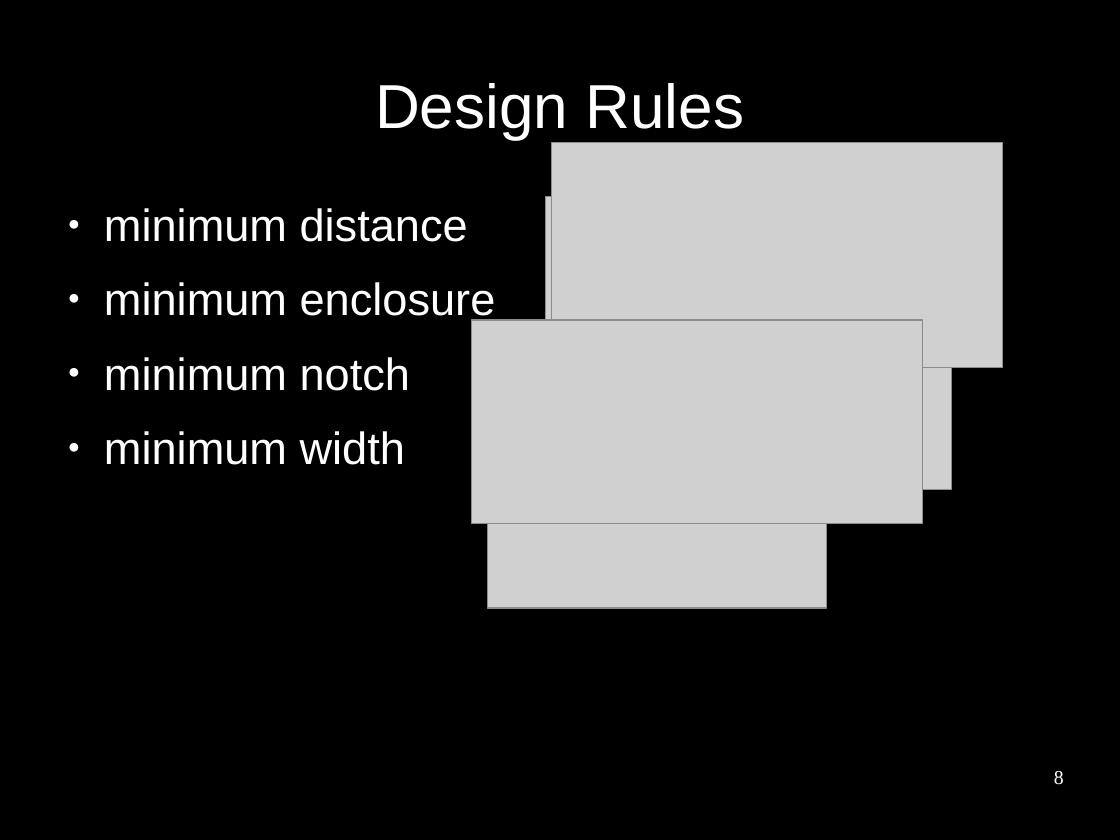
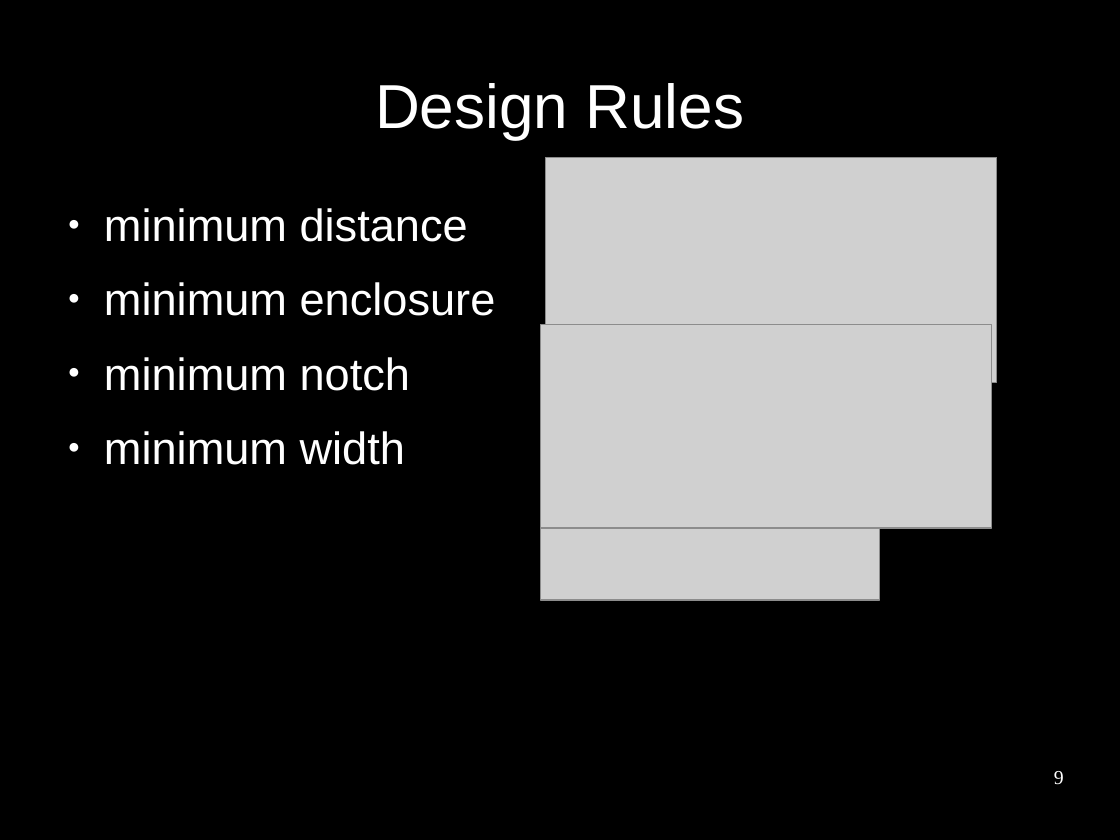
Before and after one commit to benediktibk/bachelorthesis, a slide deck: slide 9 of presentation.odp (slide 8 before the commit). Drawn at 1120x840 pixels with LibreOffice and Linux fonts; fonts in the diff are those of the drawing; grey boxes stand for pictures; background and template pictures are left out. Boxes give left, top, right and bottom in pixels: in the first picture for what was removed or moved away, otherwise in the second. Text is boxed around its words. In the diff, an @@ line names an element or a change of style, - is before the commit and + after.

```diff
--- a/presentation.odp
+++ b/presentation.odp
@@ picture: place and size @@
-picture at (552, 142, 1003, 368)
+picture at (546, 158, 997, 383)
@@ picture: place and size @@
-picture at (473, 320, 924, 523)
+picture at (541, 325, 992, 528)
@@ picture: place and size @@
-picture at (488, 382, 826, 608)
+picture at (541, 375, 879, 601)
@@ page number at (1054, 771, 1064, 785): text changed @@
-8
+9
```
Also in this commit, not shown: 21 other slides changed, 2 slides added.
